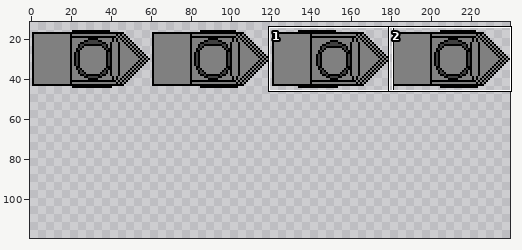
Edited in one commit: sprite sheet (StoryBooks/StoryBooksSite/Content/TrainStrip.png). The first picture is a wide view before the edit; the outline marks the close-up.
Close-up. Before:
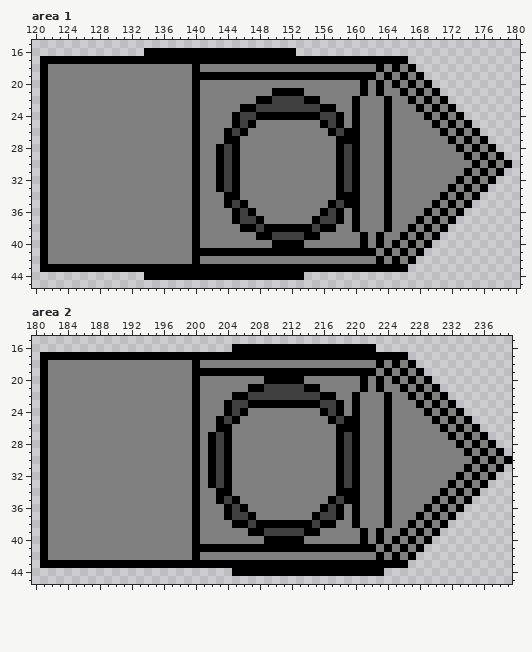
The file is 240x60 pixels. Shown: area 1: x 120..180, y 15..45; area 2: x 180..239, y 15..45. The old version is drawn lined up with the new one, on the new canvas. The wide view leaves out empty margins. The commit also changed other parts of the picture, which this record leaves out.
Once edited:
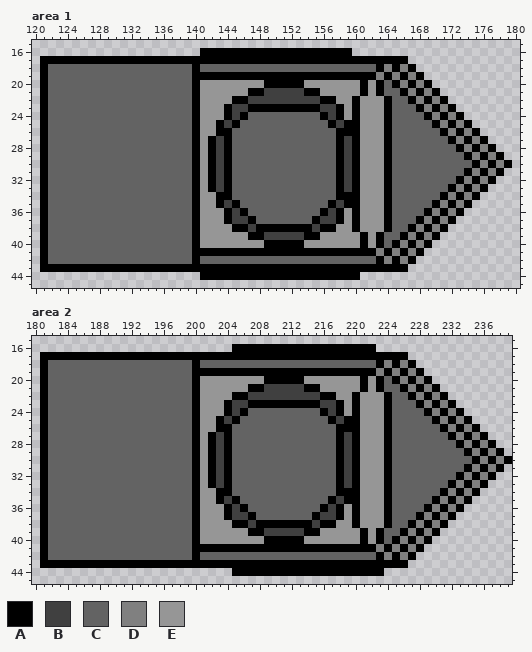
Palette (. is transparent): A #000000  B #404040  C #636363  D #808080  E #969696
Difference:
canvas 240x60 -> 240x120
Changed rows in their new state; - is an unchanged pixel.
Area 1:
first column x 122:
16 ------------.......------------AAAAAAA---------------
18 CCCCCCCCCCCCCCCCCC-CCCCCCCCCCCCCCCCCCCCCC------------
19 CCCCCCCCCCCCCCCCCC-----------------------------------
20 CCCCCCCCCCCCCCCCCC-EEEEEEEEAAAAAEEEEEEE-E-C----------
21 CCCCCCCCCCCCCCCCCC-EEEEEEAABBBBBAAEEEEE-E-CC---------
22 CCCCCCCCCCCCCCCCCC-EEEEAABBB----BBAAEE-EEE-CC--------
23 CCCCCCCCCCCCCCCCCC-EEEABB-AAAAAAAABBAE-EEE-CCC-------
24 CCCCCCCCCCCCCCCCCC-EEEABACCCCCCCCCA--E-EEE-CCCC------
25 CCCCCCCCCCCCCCCCCC-EEAB-CCCCCCCCCCCABA-EEE-CCCCC-----
26 CCCCCCCCCCCCCCCCCC-EEA-CCCCCCCCCCCCCA--EEE-CCCCCC----
27 CCCCCCCCCCCCCCCCCC-EAB-CCCCCCCCCCCCC-B-EEE-CCCCCCC---
28 CCCCCCCCCCCCCCCCCC-EABACCCCCCCCCCCCC---EEE-CCCCCCCC--
29 CCCCCCCCCCCCCCCCCC-EABACCCCCCCCCCCCC---EEE-CCCCCCCCC-
30 CCCCCCCCCCCCCCCCCC-EABACCCCCCCCCCCCC---EEE-CCCCCCCCCC
31 CCCCCCCCCCCCCCCCCC-EABACCCCCCCCCCCCC---EEE-CCCCCCCCC-
32 CCCCCCCCCCCCCCCCCC-EABACCCCCCCCCCCCC---EEE-CCCCCCCC--
33 CCCCCCCCCCCCCCCCCC-EABACCCCCCCCCCCCC---EEE-CCCCCCC---
34 CCCCCCCCCCCCCCCCCC-EEA-CCCCCCCCCCCCC---EEE-CCCCCC----
35 CCCCCCCCCCCCCCCCCC-EEABACCCCCCCCCCC----EEE-CCCCC-----
36 CCCCCCCCCCCCCCCCCC-EEEABACCCCCCCCC---E-EEE-CCCC------
37 CCCCCCCCCCCCCCCCCC-EEEAB-ACCCCCCC----E-EEE-CCC-------
38 CCCCCCCCCCCCCCCCCC-EEEEA-BA---------EE-EEE-CC--------
39 CCCCCCCCCCCCCCCCCC-EEEEEEA-B------EEEEE-E-CC---------
40 CCCCCCCCCCCCCCCCCC-EEEEEEEEA----EEEEEEE-E-C----------
41 CCCCCCCCCCCCCCCCCC-----------------------------------
42 CCCCCCCCCCCCCCCCCC-CCCCCCCCCCCCCCCCCCCCCC------------
44 ------------.......-------------AAAAAAA--------------
Area 2:
first column x 182:
18 CCCCCCCCCCCCCCCCCC-CCCCCCCCCCCCCCCCCCCCCC------------
19 CCCCCCCCCCCCCCCCCC-----------------------------------
20 CCCCCCCCCCCCCCCCCC-EEEEEEEE-----EEEEEEE-E-C----------
21 CCCCCCCCCCCCCCCCCC-EEEEEE---------EEEEE-E-CC---------
22 CCCCCCCCCCCCCCCCCC-EEEE-------------EE-EEE-CC--------
23 CCCCCCCCCCCCCCCCCC-EEE---------------E-EEE-CCC-------
24 CCCCCCCCCCCCCCCCCC-EEE---CCCCCCCCC---E-EEE-CCCC------
25 CCCCCCCCCCCCCCCCCC-EE---CCCCCCCCCCC----EEE-CCCCC-----
26 CCCCCCCCCCCCCCCCCC-EE--CCCCCCCCCCCCC---EEE-CCCCCC----
27 CCCCCCCCCCCCCCCCCC-E---CCCCCCCCCCCCC---EEE-CCCCCCC---
28 CCCCCCCCCCCCCCCCCC-E---CCCCCCCCCCCCC---EEE-CCCCCCCC--
29 CCCCCCCCCCCCCCCCCC-E---CCCCCCCCCCCCC---EEE-CCCCCCCCC-
30 CCCCCCCCCCCCCCCCCC-E---CCCCCCCCCCCCC---EEE-CCCCCCCCCC
31 CCCCCCCCCCCCCCCCCC-E---CCCCCCCCCCCCC---EEE-CCCCCCCCC-
32 CCCCCCCCCCCCCCCCCC-E---CCCCCCCCCCCCC---EEE-CCCCCCCC--
33 CCCCCCCCCCCCCCCCCC-E---CCCCCCCCCCCCC---EEE-CCCCCCC---
34 CCCCCCCCCCCCCCCCCC-EE--CCCCCCCCCCCCC---EEE-CCCCCC----
35 CCCCCCCCCCCCCCCCCC-EE---CCCCCCCCCCC----EEE-CCCCC-----
36 CCCCCCCCCCCCCCCCCC-EEE---CCCCCCCCC---E-EEE-CCCC------
37 CCCCCCCCCCCCCCCCCC-EEE----CCCCCCC----E-EEE-CCC-------
38 CCCCCCCCCCCCCCCCCC-EEEE-------------EE-EEE-CC--------
39 CCCCCCCCCCCCCCCCCC-EEEEEE---------EEEEE-E-CC---------
40 CCCCCCCCCCCCCCCCCC-EEEEEEEE-----EEEEEEE-E-C----------
41 CCCCCCCCCCCCCCCCCC-----------------------------------
42 CCCCCCCCCCCCCCCCCC-CCCCCCCCCCCCCCCCCCCCCC------------
Changed places in both close-ups, as pixel boxes (x1, y1, x2, y2):
changed: (48, 48, 472, 280)
changed: (48, 360, 472, 560)
